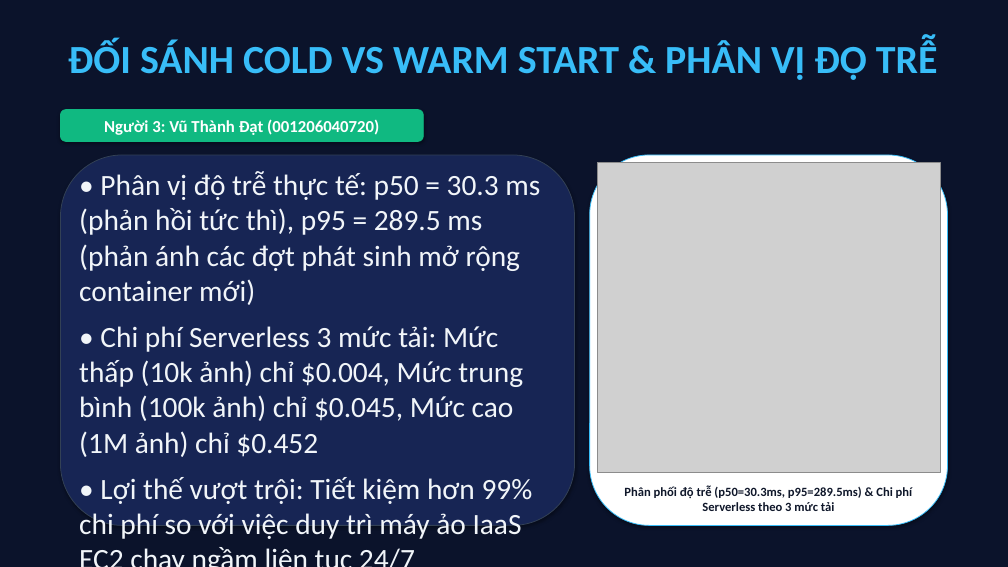
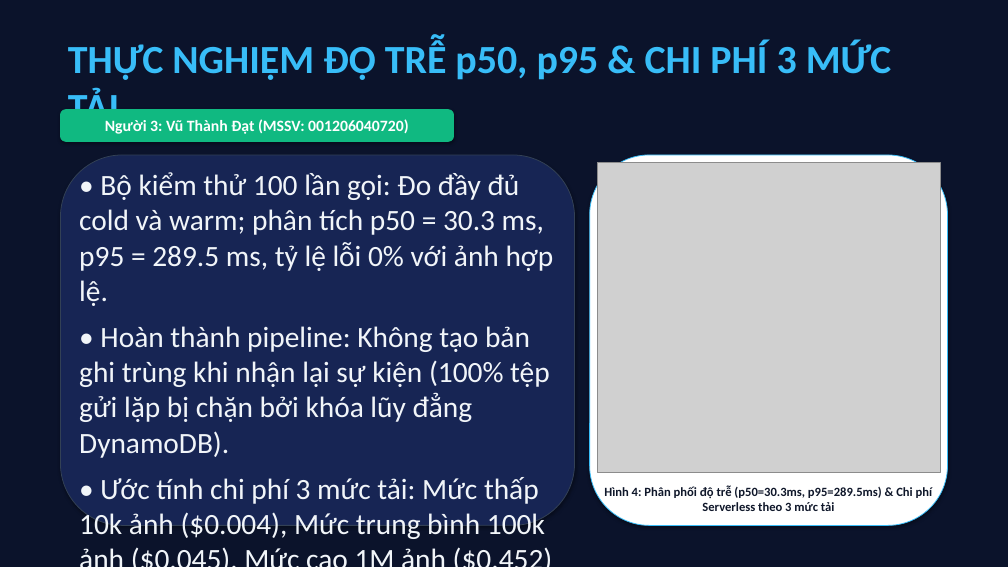
Before and after one commit to datdanghoccode/DTDM_XuLyAnh_Serverless, a slide deck: slide 9 of docs/DTDM_ThuyetTrinh_DeTai9.pptx (slide 10 before the commit). Drawn at 1008x567 pixels with LibreOffice and Linux fonts; fonts in the diff are those of the drawing; grey boxes stand for pictures. Boxes give left, top, right and bottom in pixels: in the first picture for what was removed or moved away, otherwise in the second. Text is boxed around its words. In the diff, an @@ line names an element or a change of style, - is before the commit and + after.

Commit message:
feat: finalize 13-slide academic presentation with verbatim syllabus alignment and 3-member split

```diff
--- a/docs/DTDM_ThuyetTrinh_DeTai9.pptx
+++ b/docs/DTDM_ThuyetTrinh_DeTai9.pptx
@@ text at (68,40,891,132): text changed @@
-ĐỐI SÁNH COLD VS WARM START & PHÂN VỊ ĐỘ TRỄ
+THỰC NGHIỆM ĐỘ TRỄ p50, p95 & CHI PHÍ 3 MỨC TẢI
@@ rounded rectangle "Người 3: Vũ Thành Đạt ...": place and size @@
-rounded rectangle "Người 3: Vũ Thành Đạt ..." at (60,110,423,141)
+rounded rectangle "Người 3: Vũ Thành Đạt ..." at (60,110,454,141)
@@ text in rounded rectangle at (105,119,409,134): text changed; size 16 to 15 pt @@
-Người 3: Vũ Thành Đạt (001206040720)
+Người 3: Vũ Thành Đạt (MSSV: 001206040720)
@@ text at (79,172,554,541): text changed @@
-• Phân vị độ trễ thực tế: p50 = 30.3 ms (phản hồi tức thì), p95 = 289.5 ms (phản ánh các đợt phát sinh mở rộng container mới)
-• Chi phí Serverless 3 mức tải: Mức thấp (10k ảnh) chỉ $0.004, Mức trung bình (100k ảnh) chỉ $0.045, Mức cao (1M ảnh) chỉ $0.452
-• Lợi thế vượt trội: Tiết kiệm hơn 99% chi phí so với việc duy trì máy ảo IaaS EC2 chạy ngầm liên tục 24/7
+• Bộ kiểm thử 100 lần gọi: Đo đầy đủ cold và warm; phân tích p50 = 30.3 ms, p95 = 289.5 ms, tỷ lệ lỗi 0% với ảnh hợp lệ.
+• Hoàn thành pipeline: Không tạo bản ghi trùng khi nhận lại sự kiện (100% tệp gửi lặp bị chặn bởi khóa lũy đẳng DynamoDB).
+• Ước tính chi phí 3 mức tải: Mức thấp 10k ảnh ($0.004), Mức trung bình 100k ảnh ($0.045), Mức cao 1M ảnh ($0.452) — tiết kiệm >95% so với EC2.
@@ text at (604,485,933,511): text changed @@
-Phân phối độ trễ (p50=30.3ms, p95=289.5ms) & Chi phí Serverless theo 3 mức tải
+Hình 4: Phân phối độ trễ (p50=30.3ms, p95=289.5ms) & Chi phí Serverless theo 3 mức tải
```
Also in this commit, not shown: 8 other slides changed, 4 slides added, 4 slides removed, 3 other files.
